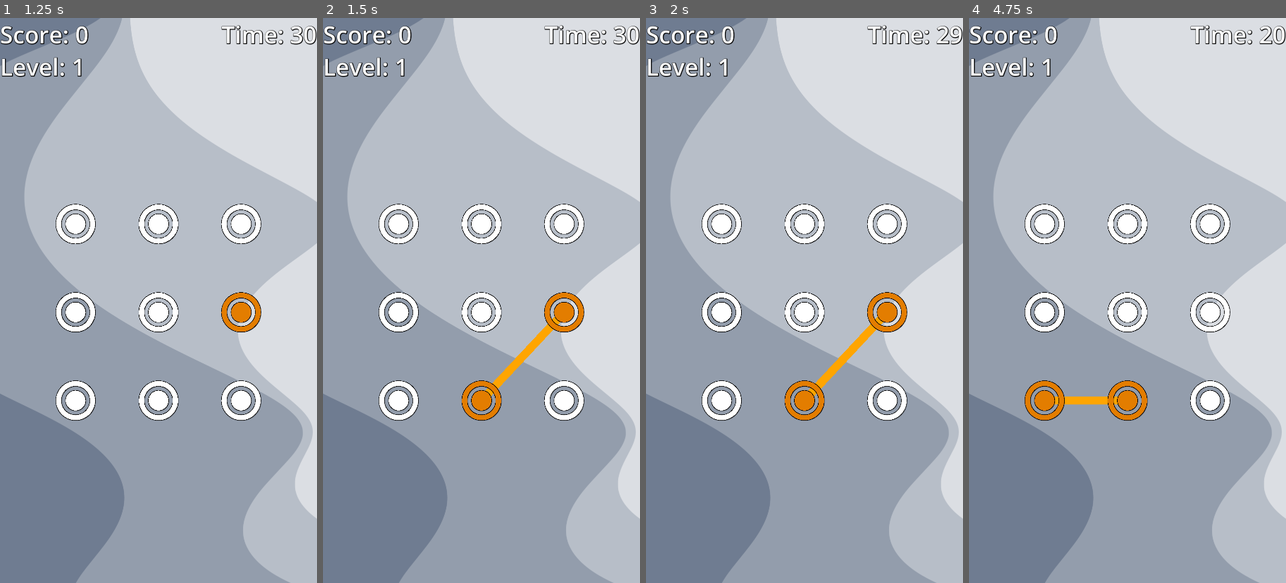
Above: before the commit, frames 1-4 (left to right).
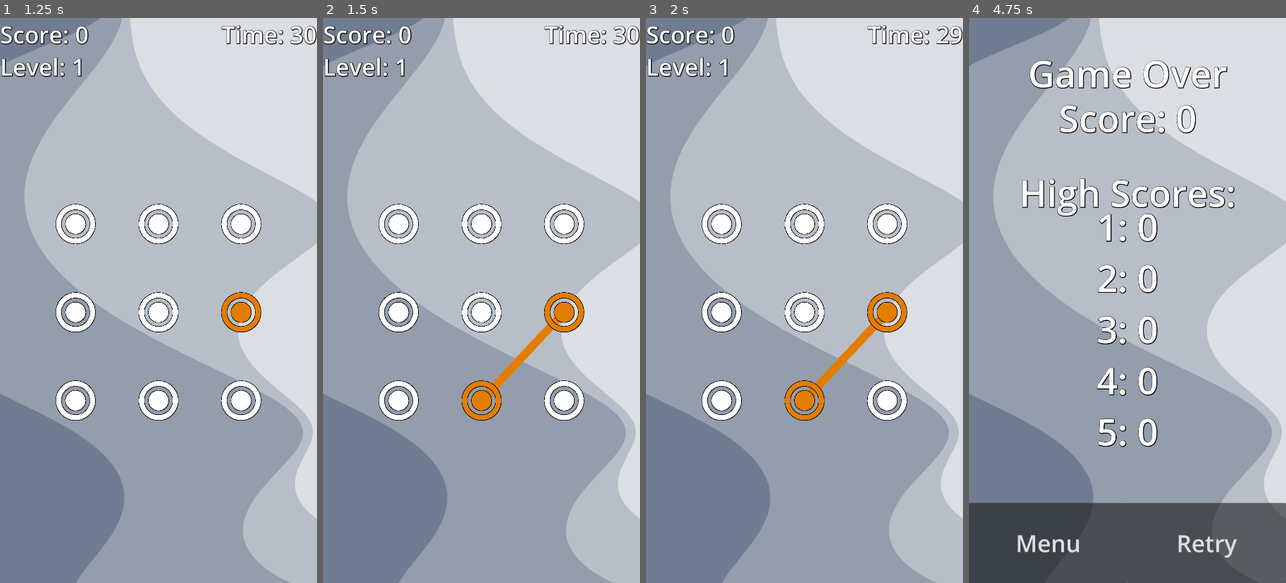
Above: after the commit, the same moments.

Repository: tJamesD/dot-line-matcher
Game: Godot game, scene res://Scenes/menu.tscn
Two runs of this game, one before a commit and one after it. Both use one fixed random seed, a clock stepped at 60 frames per second and the inputs below.
Inputs (mouse positions are in pixels of both pictures, inside the frame that each line leads up to):
- Up to frame 1 (1.25 s): click "Play" at 0.5 s
- Up to frame 2 (1.5 s): tap Enter at 1.25 s; drag from (399, 221) to (481, 221) at 1.27 s
- Up to frame 3 (2 s): no input
- Up to frame 4 (4.75 s): tap Space at 2, 4.25 s; drag from (1127, 221) to (1045, 221) at 2.02 s; move the mouse to (1209, 221) at 2.77 s; click (1209, 221) at 2.92 s; tap Enter at 3.5 s; drag from (1045, 311) to (1209, 221) at 3.52 s; drag from (1127, 311) to (1045, 311) at 4.27 s

Frame 1 is identical in both runs. In frame 2, 0.4% of the frame differs, in the area x 51-75%, y 52-67%; in frame 3, 0.4%; in frame 4, 26%, in the area x 0-100%, y 1-100%.

Commit message:
line chaning color on success

Diff:
--- a/Scripts/dot.gd
+++ b/Scripts/dot.gd
@@ -9,6 +9,8 @@
 signal wrong_pattern(inverse_time:bool)
 signal correct_pattern
 signal added_to_user_guess
+
+var mouse_motion_count = 0
 
 var mouse_active_dot : bool = false
 #signal current_dot(dot :Dot)
@@ -47,6 +49,7 @@
 
 func _check_solution():
 	var index : int = 0
+	print("USER GUESSES2: " + str(dot_manager.user_guess))
 	for dot in dot_manager.user_guess:
 		#print("USER_GUESS NAME: " + dot.name + " PATTERNAME: " + dot_manager.pattern[index].name)
 		if dot != dot_manager.pattern[index]:
@@ -56,10 +59,10 @@
 		index+=1
 
 	if len(dot_manager.pattern) == len(dot_manager.user_guess):
+		dot_manager.state = dot_manager.GameState.GUESS_FINISHED
 		correct_pattern.emit()
 	elif (len(dot_manager.user_guess) > 0 ):
 		added_to_user_guess.emit()
-
 
 func update_color(color: Color):
 	line2dtest.default_color = color
@@ -67,7 +70,7 @@
 	#self.modulate = color
 
 func update_dot_color(color : Color):
-	sprite.modulate = Color(1,1,1,1)
+	#sprite.modulate = Color(1,1,1,1)
 	sprite.modulate = color
 ##func _on_mouse_exited() -> void:
 	#pass
@@ -122,6 +125,8 @@
 	line_to_mouse.clear_points()
 	mouse_active_dot = false
 
+func _reset_mouse_motion_count():
+	mouse_motion_count = 0
 
 
 func _enable_line():
@@ -130,31 +135,37 @@
 
 
 func _on_input_event(viewport: Node, event: InputEvent, shape_idx: int) -> void:
-	if not dot_manager.draw_allowed:
+	if dot_manager.state != dot_manager.GameState.GUESSING or dot_manager.guess_finished:
 		return
-# PC: hover/move with button held down
-	elif event is InputEventMouseMotion:
+	#if (not dot_manager.draw_allowed) or dot_manager.guess_finished:
+		#return
+	# PC: hover/move with button held down
+	elif event is InputEventMouseMotion and mouse_motion_count <1:
+		## remove moust_motion_count
+		mouse_motion_count += 1;
 		print("AAAA")
 		_handle_activation()
 	# PC: click
 	elif event is InputEventMouseButton and event.pressed:
-		print("BBBB")
+		#print("BBBB")
 		_handle_activation()
 
 	# Mobile: tap/hold
 	elif event is InputEventScreenTouch and event.pressed:
-		print("CCCC")
+		#print("CCCC")
 		_handle_activation()
 
 	# Mobile: drag across
 	elif event is InputEventScreenDrag:
-		print("DDDD")
+		#print("DDDD")
 		_handle_activation()
 
 
 func _handle_activation() -> void:
-	_activate()
+	if len(dot_manager.user_guess) < dot_manager.gen_length:
+		_activate()
 
-	if dot_manager.user_guess.count(self) == 0:
-		dot_manager.user_guess.append(self)
-		_check_solution()
+		if dot_manager.user_guess.count(self) == 0:
+			dot_manager.user_guess.append(self)
+			print("CHECKSOLUTION")
+			_check_solution()
--- a/Scripts/dots_manager.gd
+++ b/Scripts/dots_manager.gd
@@ -1,4 +1,8 @@
 extends Node2D
+
+enum GameState {ANIMATE, GUESSING, GUESS_FINISHED }
+
+@onready var state : GameState = GameState.ANIMATE
 
 @onready var dot_array
 @onready var pattern
@@ -37,6 +41,9 @@
 var decrease_timer = false
 var level = 1;
 
+var guess_finished = false
+var reset_bool = false
+
 func _ready():
 	dot_array = [dot0, dot1, dot2, dot3, dot4, dot5, dot6, dot7, dot8]
 	dot_array[0]._set_neighbors([dot1, dot3, dot4])
@@ -54,17 +61,33 @@
 		dot.connect("correct_pattern", Callable(self,"_increase_score"))
 		dot.connect("added_to_user_guess", Callable(self,"_move_draw_window"),CONNECT_DEFERRED)
 		dot.connect("added_to_user_guess", Callable(self,"_move_active_dot"),CONNECT_DEFERRED)
-		#dot.connect("current_dot", Callable(self,"_draw_line_to_mouse"))
-
-	#dot_array[2]._draw_to_neighbor(dot_array[4])
-
-	#_generate_pattern()
-	#for dot in pattern:
-		#dot._activate()
-	#second_tracker += Time.get_unix_time_from_system()
+
+	_start_round()
+
+func _start_round() -> void:
+	while curr_length != gen_length:
+		_generate_pattern()
+	_run_animation()
+
+func _run_animation():
+	state = GameState.ANIMATE
+	var prev_dot = null
+	for dot in pattern:
+		dot.update_color((Color(0.89,0.49,0,1)))
+		if prev_dot != null:
+			dot._draw_to_neighbor(prev_dot)
+			dot._enable_line()
+		prev_dot = dot
+		dot._activate();
+		await get_tree().create_timer(animation_timer).timeout
+	_deactivate_all_dots()
+	draw_allowed = true
+	curr_length = 0
+	state = GameState.GUESSING
+
 
 func _process(delta: float) -> void:
-
+	## Update Tiemr
 	second_tracker += delta
 	if second_tracker >= 1.0:
 		#print(timer)
@@ -76,7 +99,34 @@
 
 		timer_update.emit(timer)
 
+	match state:
+		GameState.ANIMATE:
+			pass
+		GameState.GUESSING:
+			_draw_line_to_mouse()
+		GameState.GUESS_FINISHED:
+			#if active_dot != null:
+				#active_dot._reset_mouse_line()
+				#active_dot = null
+			#dot_1_index = 0
+			#dot_2_index = 0
+			pass
+
+func _old_process(delta: float) -> void:
+	#Update Timer
+	second_tracker += delta
+	if second_tracker >= 1.0:
+		#print(timer)
+		second_tracker = 0
+		timer -= 1
+		if timer <= 0:
+			get_tree().change_scene_to_file("res://Scenes/game_over.tscn")
+			SaveGames.add_score(score,"Tim")
+
+		timer_update.emit(timer)
+	# Draw Pattern
 	if animate:
+		#print("animate")
 		animate = false
 		for i in range(1):
 			while curr_length != gen_length:
@@ -93,8 +143,68 @@
 			draw_allowed = true
 			curr_length = 0
 	if draw_allowed:
-		#var pointer_pos = get_global_mouse_position()
+		print("draw")
 		_draw_line_to_mouse()
+	if guess_finished:
+		print("solution" + str(guess_finished))
+		#active_dot = null
+		if active_dot != null:
+			active_dot._reset_mouse_line()
+			active_dot = null
+		for dot in user_guess:
+			dot._reset_line()
+
+		#draw_allowed = false
+		_draw_good_bad_guess()
+		await get_tree().create_timer(5.0).timeout
+		if(guess_finished):
+			print("POST WAIT")
+			guess_finished = false
+			_reset_to_new_pattern(reset_bool)
+		#guess_finished = false
+
+		## this should be called reset_time_penalty bool or something
+		#_reset_to_new_pattern(reset_bool)
+
+func _draw_pattern(delta: float) -> void:
+	if animate:
+		#print("animate")
+		for i in range(1):
+			while curr_length != gen_length:
+				_generate_pattern()
+			var prev_dot = null
+			for dot in pattern:
+				if prev_dot != null:
+					dot._draw_to_neighbor(prev_dot)
+					dot._enable_line()
+				prev_dot = dot
+				dot._activate();
+				await get_tree().create_timer(animation_timer).timeout
+			_deactivate_all_dots()
+
+			curr_length = 0
+		animate = false
+		state = GameState.GUESSING
+
+func _draw_good_bad_guess():
+	#draw_allowed = false
+	var prev_dot = null
+	for dot in pattern:
+		dot.update_dot_color(Color.DEEP_PINK)
+		dot.update_color(Color.DEEP_PINK)
+		if prev_dot != null:
+			dot._draw_to_neighbor(prev_dot)
+			dot._enable_line()
+		prev_dot = dot
+		#dot._activate();
+
+	#get_tree().create_timer(5.0).timeout
+	#state = GameState.ANIMATE
+
+	#_reset_to_new_pattern(reset_bool)
+	#_start_round()
+	#_deactivate_all_dots()
+
 
 func _increase_gen_count():
 	match score:
@@ -163,46 +273,12 @@
 		#print("DOt1_1: " + str(dot_1_index) + "DOT2_2: " + str(dot_2_index))
 		user_guess[dot_1_index]._draw_to_neighbor(user_guess[dot_2_index])
 
-
-#func _search_mouse_active_dot() -> Dot:
-	#
-	#for dot in dot_array:
-		#if dot.mouse_active_dot:
-			#return dot
-	#return null
-
-
-
-
-func _user_guess_index_checker():
-	pass
-
-
 func _draw_line_to_mouse():
-	#var dot = _search_mouse_active_dot()
-	#var dot = null
-	#
-	#var dot_1 = null
-	#var dot_2 = null
-	#
-	#if dot_1_index != null:
-		#dot_1 = user_guess[dot_1_index]
-	#print(dot)
 	if active_dot != null:
 		if(debug_counter % 100 == 0):
 			pass
 			#print("LINE DOT: " + active_dot.name)
 		#debug_counter += 1
-		#print(dot.position)
-		#print(get_viewport().get_mouse_position())
-		#var local_mouse = dot.get_parent().to_local(get_viewport().get_mouse_position())
-		#dot.line_to_mouse.global_position = Vector2.ZERO
-		#dot.line_to_mouse.points = [dot.global_position, get_viewport().get_mouse_position()]
-		#dot.line_to_mouse.global_position = Vector2.ZERO
-		#dot.line_to_mouse.points = [dot.position, get_viewport().get_mouse_position()]
-
-		#var local_mouse = dot.get_parent().to_local(get_viewport().get_mouse_position())
-		#dot.line_to_mouse.points = [dot.global_position, get_global_mouse_position()]
 		var start_local = active_dot.to_local(active_dot.global_position)
 		if get_viewport() != null:
 			var end_local   = active_dot.to_local(get_viewport().get_mouse_position())
@@ -266,10 +342,12 @@
 		dot._deactivate()
 		dot._reset_line()
 		dot._reset_mouse_line()
+		dot._reset_mouse_motion_count()
+
 
 func _increase_score():
-	_set_green_line()
-	await get_tree().create_timer(.3).timeout
+	#_set_green_line()
+	#await get_tree().create_timer(.3).timeout
 	#self.modulate(Color = )
 	score += 1
 	_increase_gen_count()
@@ -282,12 +360,25 @@
 	_move_draw_window()
 	active_dot._reset_mouse_line()
 	active_dot = null
-	await get_tree().create_timer(.1).timeout
-
-	_reset_to_new_pattern(false)
-	_reset_line()
-
+	await get_tree().create_timer(.3).timeout
+
+	draw_allowed = false
+	guess_finished = true
+	state = GameState.GUESS_FINISHED
+	reset_bool = false
+	_draw_good_bad_guess()
+	var timer = get_tree().create_timer(.35)
+	timer.timeout.connect(_on_post_guess)
+	#_reset_to_new_pattern(false)
+	#_reset_line()
+
+func _on_post_guess():
+	_reset_to_new_pattern(reset_bool)
+	_start_round()
 func _reset_to_new_pattern(decrease_time:bool):
+
+	#_draw_good_bad_guess()
+
 	_reset_neighbor_status()
 	_deactivate_all_dots()
 	dot_1_index = 0
@@ -296,24 +387,25 @@
 	user_guess.clear()
 	animate = true
 	draw_allowed = false
+	guess_finished =false
 	active_dot = null
 
 	if decrease_time:
 		print("TIME DECREASED")
 		timer -= time_increase_amount
 
-func _set_green_line():
-	for dot in user_guess:
-		dot.update_color(Color.DARK_BLUE)
-		dot.update_dot_color(Color.DARK_BLUE)
-func _set_red_line():
-	for dot in user_guess:
-		dot.update_color(Color.RED)
-		dot.update_dot_color(Color.RED)
-
-func _reset_line():
-	var dot_color = Color(1,1,1,1)
-	for dot in user_guess:
-		dot.update_color(Color.ORANGE)
-
-		dot.update_dot_color(dot_color)
+#func _set_green_line():
+	#for dot in user_guess:
+		#dot.update_color(Color.DARK_BLUE)
+		#dot.update_dot_color(Color.DARK_BLUE)
+#func _set_red_line():
+	#for dot in user_guess:
+		#dot.update_color(Color.RED)
+		#dot.update_dot_color(Color.RED)
+#
+#func _reset_line():
+	#var dot_color = Color(1,1,1,1)
+	#for dot in user_guess:
+		#dot.update_color(Color.ORANGE)
+		#
+		#dot.update_dot_color(dot_color)
